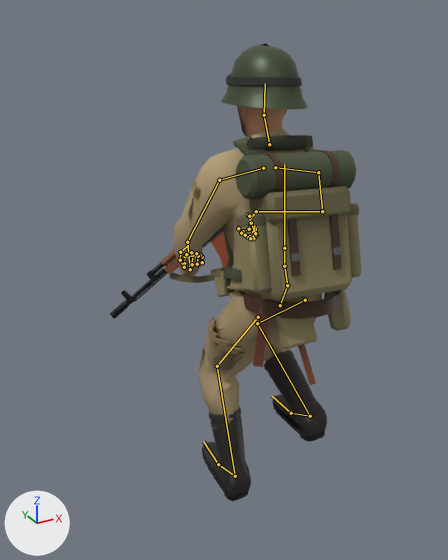
One commit to the glTF model src/Game.Godot/Assets/Infantry/USSR/soviet_rifleman.glb: the scene before it, then after it.
Rendered twice from a camera (50 mm lens) standing at (-1.108, -1.601, 1.761) and looking at (-0.081, 0.267, 0.827). Arrows for +X, +Y and +Z are at lower left; the lights stay in place. The older version comes first. Both versions are drawn at frame 4 of the action 'Run'; the numbers are the values there. The bones that change, and the others that lie on the model, are drawn over the model as lines.

In view in the first picture: 'SovietRifleman'.
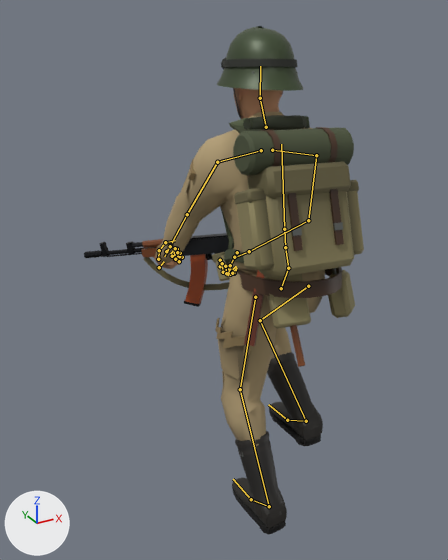
Location of each change, (x1, y1, x2, y2) in pixels of the pictures (448 x 560 px):
```json
{"object": "SovietRifleman", "change": "posed", "before": [110, 44, 362, 501], "after": [84, 26, 364, 535], "on screen": "11% wider, 11% taller"}
{"bone": "pelvis", "before": "(280, 305) to (287, 285)", "after": "(281, 288) to (288, 268)"}
{"bone": "spine_01", "before": "(287, 285) to (284, 266)", "after": "(288, 268) to (285, 247)"}
{"bone": "spine_02", "before": "(284, 266) to (284, 248)", "after": "(285, 247) to (284, 229)"}
{"bone": "upperarm_l", "before": "(219, 180) to (187, 242)", "after": "(217, 162) to (187, 214)"}
{"bone": "lowerarm_l", "before": "(187, 242) to (190, 269)", "after": "(187, 214) to (164, 256)"}
{"bone": "hand_l", "before": "(190, 269) to (189, 266)", "after": "(159, 267) to (164, 261)"}
{"bone": "upperarm_r", "before": "(318, 172) to (322, 211)", "after": "(316, 155) to (308, 220)"}
{"bone": "lowerarm_r", "before": "(322, 211) to (256, 211)", "after": "(308, 220) to (249, 251)"}
{"bone": "hand_r", "before": "(256, 211) to (249, 220)", "after": "(249, 251) to (237, 256)"}
{"bone": "neck_01", "before": "(269, 144) to (264, 115)", "after": "(266, 127) to (260, 98)"}
{"bone": "thigh_l", "before": "(258, 317) to (217, 366)", "after": "(255, 297) to (240, 389)"}
{"bone": "calf_l", "before": "(217, 366) to (235, 476)", "after": "(240, 389) to (269, 506)"}
{"bone": "foot_l", "before": "(235, 476) to (218, 464)", "after": "(269, 506) to (251, 499)"}
{"bone": "thigh_r", "before": "(305, 300) to (257, 323)", "after": "(308, 286) to (260, 320)"}
{"bone": "calf_r", "before": "(257, 323) to (310, 416)", "after": "(260, 320) to (306, 421)"}
{"bone": "foot_r", "before": "(310, 416) to (291, 413)", "after": "(306, 421) to (287, 420)"}
```

Edits to the scene script, one JSON object a line:
```json
{"block": "bone_pelvis", "where": "bone_pelvis = bpy.data.objects['SovietSoldierRig'].pose.bones['pelvis']  # child of 'Root'"}
{"op": "set", "path": "bone_pelvis.location", "old": "(0.0, -0.121, -0.045)", "new": "(0.0, -0.06, -0.022)"}
{"op": "set", "path": "bone_pelvis.rotation_quaternion", "old": "(0.997, 0.0, 0.072, 0.028)", "new": "(1.0, 0.0, 0.001, 0.023)", "note": "degrees (0, 8, 3) -> degrees (0, 0, 3)"}
{"block": "bone_spine_01", "where": "bone_spine_01 = bpy.data.objects['SovietSoldierRig'].pose.bones['spine_01']  # child of 'pelvis'"}
{"op": "set", "path": "bone_spine_01.rotation_quaternion", "old": "(0.995, 0.095, 0.002, 0.014)", "new": "(0.992, 0.122, -0.005, 0.003)", "note": "degrees (11, 0, 2) -> degrees (14, -1, 0)"}
{"block": "bone_spine_02", "where": "bone_spine_02 = bpy.data.objects['SovietSoldierRig'].pose.bones['spine_02']  # child of 'spine_01'"}
{"op": "set", "path": "bone_spine_02.rotation_quaternion", "old": "(0.994, 0.056, -0.092, 0.019)", "new": "(0.998, 0.061, -0.013, 0.002)", "note": "degrees (6, -11, 2) -> degrees (7, -2, 0)"}
{"block": "bone_upperarm_l", "where": "bone_upperarm_l = bpy.data.objects['SovietSoldierRig'].pose.bones['upperarm_l']  # child of 'clavicle_l'"}
{"op": "set", "path": "bone_upperarm_l.rotation_quaternion", "old": "(1.0, 0.0, 0.0, -0.001)", "new": "(0.987, 0.16, 0.0, -0.017)", "note": "degrees (0, 0, 0) -> degrees (18, 0, -2)"}
{"block": "bone_lowerarm_l", "where": "bone_lowerarm_l = bpy.data.objects['SovietSoldierRig'].pose.bones['lowerarm_l']  # child of 'upperarm_l'"}
{"op": "set", "path": "bone_lowerarm_l.rotation_quaternion", "old": "(1.0, 0.0, 0.0, 0.001)", "new": "(0.944, -0.3, 0.0, 0.14)", "note": "degrees (0, 0, 0) -> degrees (-35, 5, 15)"}
{"block": "bone_hand_l", "where": "bone_hand_l = bpy.data.objects['SovietSoldierRig'].pose.bones['hand_l']  # child of 'lowerarm_l'"}
{"op": "set", "path": "bone_hand_l.location", "old": "(0.0, 0.0, 0.0)", "new": "(-0.022, 0.062, -0.035)"}
{"op": "set", "path": "bone_hand_l.rotation_quaternion", "old": "(1.0, -0.001, 0.0, 0.0)", "new": "(0.895, 0.14, 0.089, -0.415)", "note": "degrees (0, 0, 0) -> degrees (11, 16, -48)"}
{"block": "bone_upperarm_r", "where": "bone_upperarm_r = bpy.data.objects['SovietSoldierRig'].pose.bones['upperarm_r']  # child of 'clavicle_r'"}
{"op": "set", "path": "bone_upperarm_r.rotation_quaternion", "old": "(1.0, -0.007, 0.0, 0.011)", "new": "(0.959, -0.077, 0.0, 0.271)", "note": "degrees (-1, 0, 1) -> degrees (-8, 2, 31)"}
{"block": "bone_lowerarm_r", "where": "bone_lowerarm_r = bpy.data.objects['SovietSoldierRig'].pose.bones['lowerarm_r']  # child of 'upperarm_r'"}
{"op": "set", "path": "bone_lowerarm_r.rotation_quaternion", "old": "(1.0, 0.002, 0.0, -0.013)", "new": "(0.958, -0.286, 0.0, -0.021)", "note": "degrees (0, 0, -1) -> degrees (-33, -1, -2)"}
{"block": "bone_hand_r", "where": "bone_hand_r = bpy.data.objects['SovietSoldierRig'].pose.bones['hand_r']  # child of 'lowerarm_r'"}
{"op": "set", "path": "bone_hand_r.rotation_quaternion", "old": "(1.0, -0.003, -0.003, 0.018)", "new": "(0.794, -0.31, -0.47, -0.228)", "note": "degrees (0, 0, 2) -> degrees (-37, -63, -9)"}
{"block": "bone_neck_01", "where": "bone_neck_01 = bpy.data.objects['SovietSoldierRig'].pose.bones['neck_01']  # child of 'spine_03'"}
{"op": "set", "path": "bone_neck_01.rotation_quaternion", "old": "(0.998, -0.061, 0.004, 0.0)", "new": "(0.997, -0.074, 0.004, -0.001)", "note": "degrees (-7, 0, 0) -> degrees (-8, 0, 0)"}
{"block": "bone_thigh_l", "where": "bone_thigh_l = bpy.data.objects['SovietSoldierRig'].pose.bones['thigh_l']  # child of 'pelvis'"}
{"op": "set", "path": "bone_thigh_l.rotation_quaternion", "old": "(-0.966, 0.208, 0.0, -0.156)", "new": "(-0.999, 0.009, 0.0, -0.044)", "note": "degrees (-24, 4, 18) -> degrees (-1, 0, 5)"}
{"block": "bone_calf_l", "where": "bone_calf_l = bpy.data.objects['SovietSoldierRig'].pose.bones['calf_l']  # child of 'thigh_l'"}
{"op": "set", "path": "bone_calf_l.rotation_quaternion", "old": "(0.916, 0.397, 0.0, -0.066)", "new": "(0.972, 0.234, 0.0, 0.003)", "note": "degrees (47, 3, -7) -> degrees (27, 0, 0)"}
{"block": "bone_foot_l", "where": "bone_foot_l = bpy.data.objects['SovietSoldierRig'].pose.bones['foot_l']  # child of 'calf_l'"}
{"op": "set", "path": "bone_foot_l.rotation_quaternion", "old": "(0.966, -0.221, 0.0, 0.136)", "new": "(0.981, -0.181, 0.0, 0.064)", "note": "degrees (-25, 3, 15) -> degrees (-21, 1, 7)"}
{"block": "bone_thigh_r", "where": "bone_thigh_r = bpy.data.objects['SovietSoldierRig'].pose.bones['thigh_r']  # child of 'pelvis'"}
{"op": "set", "path": "bone_thigh_r.rotation_quaternion", "old": "(0.92, -0.378, 0.0, -0.102)", "new": "(0.935, -0.326, 0.0, -0.143)", "note": "degrees (-44, -4, -11) -> degrees (-38, -5, -16)"}
{"block": "bone_calf_r", "where": "bone_calf_r = bpy.data.objects['SovietSoldierRig'].pose.bones['calf_r']  # child of 'thigh_r'"}
{"op": "set", "path": "bone_calf_r.rotation_quaternion", "old": "(0.675, 0.731, 0.0, -0.099)", "new": "(0.753, 0.658, 0.0, -0.008)", "note": "degrees (94, 8, -8) -> degrees (82, 1, -1)"}
{"block": "bone_foot_r", "where": "bone_foot_r = bpy.data.objects['SovietSoldierRig'].pose.bones['foot_r']  # child of 'calf_r'"}
{"op": "set", "path": "bone_foot_r.rotation_quaternion", "old": "(0.915, -0.401, 0.0, -0.044)", "new": "(0.95, -0.304, 0.0, -0.076)", "note": "degrees (-47, -2, -5) -> degrees (-35, -3, -8)"}
```
